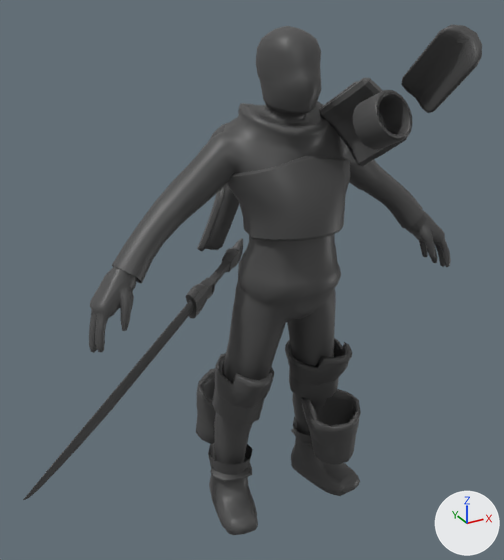
What one commit did to the FBX model Assets/Animations/Character/Grapple Poses/ANIM_Character_GrapplePose_ForwardUp.fbx.
One viewpoint serves both versions: a camera (50 mm lens) standing at (-1.22, -2.0, 1.99) and looking at (-0.15, -0.04, 1.01). The lights are fixed; the arrows at lower right show +X, +Y and +Z. Where no turn or scale is listed for an object, it has been applied to the vertices.

Before the edit, the objects in view are built like this:
```python
me_mesh_008 = bpy.data.meshes.new('Mesh.008')
me_mesh_008.from_pydata(...)  # 80 vertices, 80 faces; spans x -0.084..0.084, y -0.079..0.079, z -0.091..0.091
me_mesh_008.materials.append(mat_character_texture)  # dark grey #4c4c4c
me_mesh_009 = bpy.data.meshes.new('Mesh.009')
me_mesh_009.from_pydata(...)  # 152 vertices, 154 faces; spans x -0.107..0.103, y -0.121..0.12, z -0.146..0.144
me_mesh_009.materials.append(mat_character_texture)  # dark grey #4c4c4c
ob_bicep_strap = bpy.data.objects.new('Bicep_Strap', me_mesh_008)
ob_bicep_strap.location = (0.15, -0.319, 1.582)
ob_left_shoulder_pad_lower = bpy.data.objects.new('Left_Shoulder_Pad_Lower', me_mesh_009)
ob_left_shoulder_pad_lower.location = (0.177, -0.192, 1.549)
ob_sword = bpy.data.objects.new('Sword', None)
ob_sword.parent = ob_character
ob_sword.location = (-7.23, 86.83, -37.34)
ob_sword.rotation_euler = (2.347, -0.893, -0.488)  # degrees (134, -51, -28)
ob_sword.scale = (3.06, 3.06, 3.06)
# also in view: 'polySurface5' at (0.17, -0.11, 0.32); 'Chest_Armour' at (0.0, -0.04, 1.31); 'Leg_Guards_KneePad' at (0.0, -0.03, 0.56); 'character_mesh' at (0.0, -0.02, 0.92); 'polySurface4' at (-0.07, 0.38, 1.11)
```
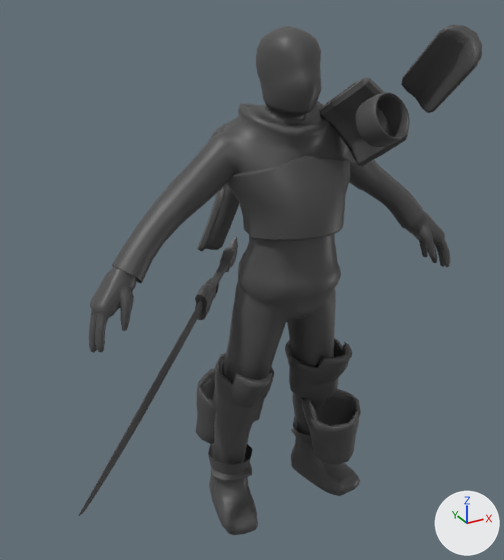
ob_sword is not drawn itself; it is the parent of ob_pcube1, ob_pcube3.

What differs and where, as boxes [x1, y1, x2, y2] in the pictures (504 x 560 px):
'pCube3', turned: before [23, 300, 194, 500]; after [78, 300, 203, 516]
'pCube1', turned: before [186, 238, 243, 319]; after [195, 237, 238, 320]

The edits, one by one:
Object 'Sword' (ob_sword) turns from (134, -51, -28) to (123, -43, -19) degrees about x, y and z.
